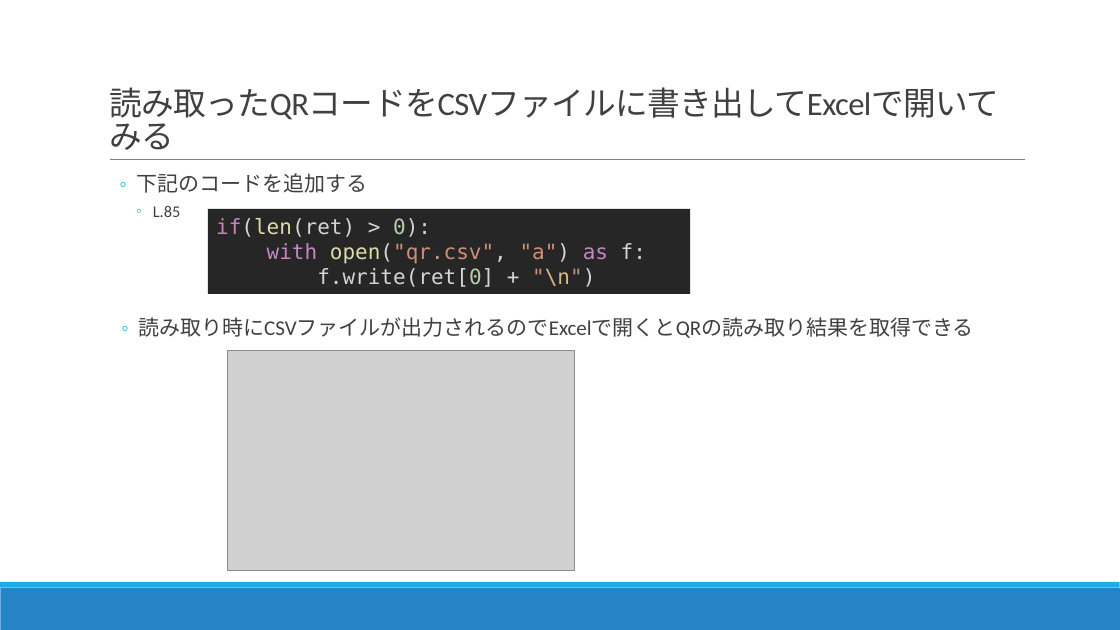
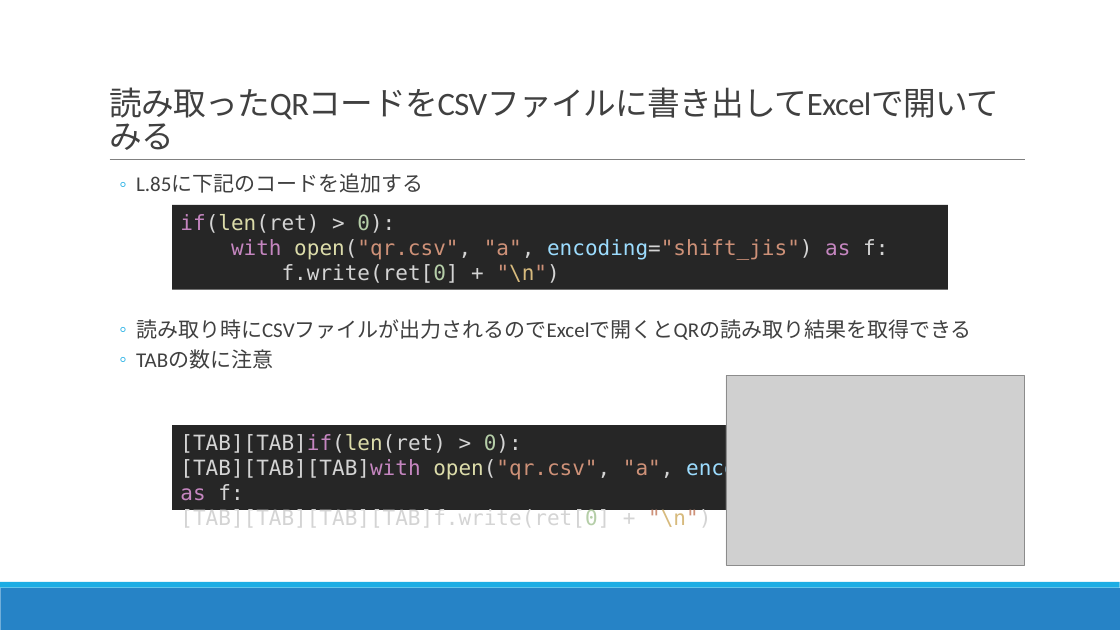
Before and after one commit to nc30mtd/noastec-smiottk, a slide deck: slide 14 of IoTセミナーテキスト.pptx. Drawn at 1120x630 pixels with LibreOffice and Linux fonts; fonts in the diff are those of the drawing; grey boxes stand for pictures. Boxes give left, top, right and bottom in pixels: in the first picture for what was removed or moved away, otherwise in the second. Text is boxed around its words. In the diff, an @@ line names an element or a change of style, - is before the commit and + after.

```diff
--- a/IoTセミナーテキスト.pptx
+++ b/IoTセミナーテキスト.pptx
@@ text at box(136, 174, 423, 193): text changed @@
-  ◦ 下記のコードを追加する
-    ◦ L.85
+  ◦ L.85に下記のコードを追加する
@@ rectangle "if(len(ret) > 0):": place and size @@
-rectangle "if(len(ret) > 0):" at box(208, 209, 691, 294)
+rectangle "if(len(ret) > 0):" at box(172, 205, 948, 290)
@@ text in rectangle at box(231, 239, 888, 260): text changed @@
-with open("qr.csv", "a") as f:
+with open("qr.csv", "a", encoding="shift_jis") as f:
@@ text at box(136, 349, 273, 369): paragraph added @@
+  ◦ TABの数に注意
@@ picture: place and size @@
-picture at box(228, 350, 576, 571)
+picture at box(726, 376, 1025, 565)
@@ rectangle added at box(172, 425, 984, 510), fill #262626, 18 pt, text #D4D4D4 @@
+[TAB][TAB]if(len(ret) > 0):
+[TAB][TAB][TAB]with open("qr.csv", "a", encoding="shift_jis") as f:
+[TAB][TAB][TAB][TAB]f.write(ret[0] + "\n")
```
Also in this commit, not shown: 6 other slides changed.
